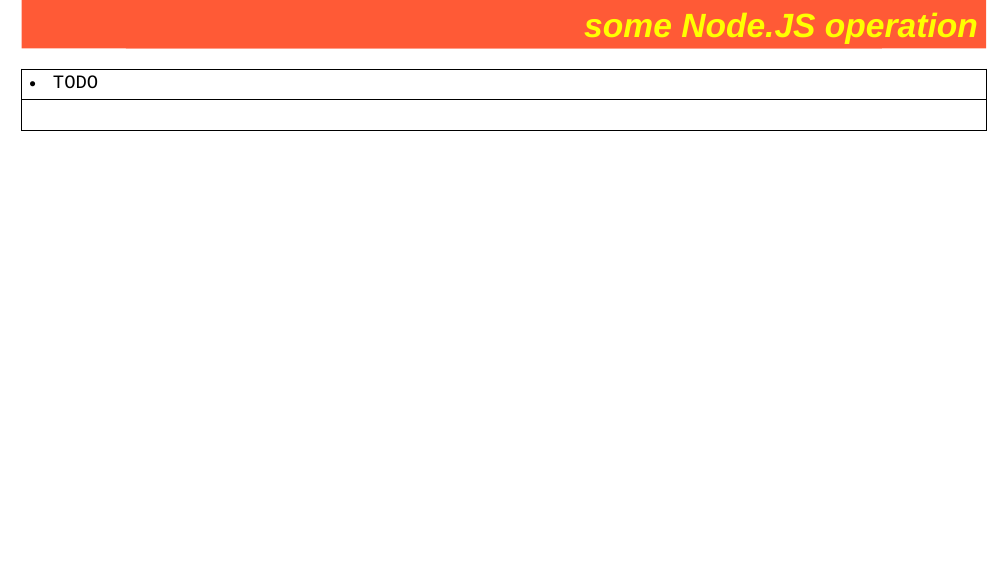
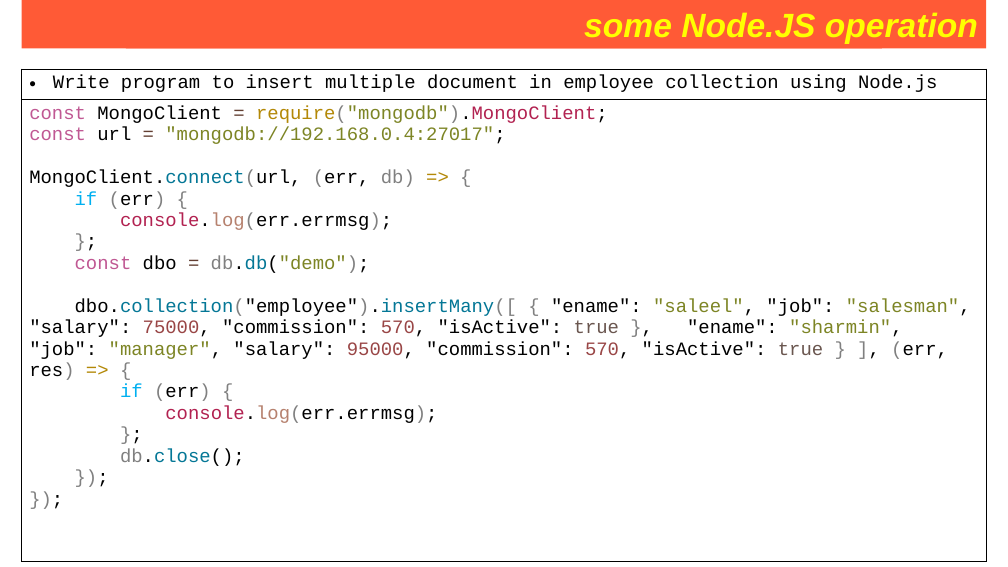
Before and after one commit to Saleel-Bagde/PPT-s, a slide deck: slide 252 of MongoDB PPT.pptx. Drawn at 1008x567 pixels with LibreOffice and Linux fonts; fonts in the diff are those of the drawing. Boxes give left, top, right and bottom in pixels: in the first picture for what was removed or moved away, otherwise in the second. Text is boxed around its words. In the diff, an @@ line names an element or a change of style, - is before the commit and + after.

```diff
--- a/MongoDB PPT.pptx
+++ b/MongoDB PPT.pptx
@@ table removed at [22,70,987,131], 2 rows, 1 columns @@
-TODO
-
@@ table added at [22,70,987,539], 2 rows, 1 columns @@
+Write program to insert multiple document in employee collection using Node.js
+const MongoClient = require("mongodb").MongoClient; / const url = "mongodb://192.168.0.4:27017"; / MongoClient.connect(url, (err, db) => { / if (err) { / console.log(err.errmsg); / }; / const dbo = db.db("demo"); / dbo.collection("employee").insertMany([ { "ename": "saleel", "job": "salesman", "salary": 75000, "commission": 570, "isActive": true }, "ename": "sharmin", "job": "manager", "salary": 95000, "commission": 570, "isActive": true } ], (err, res) => { / if (err) { / console.log(err.errmsg); / }; / db.close(); / }); / });
```
Also in this commit, not shown: 2 other slides changed.
